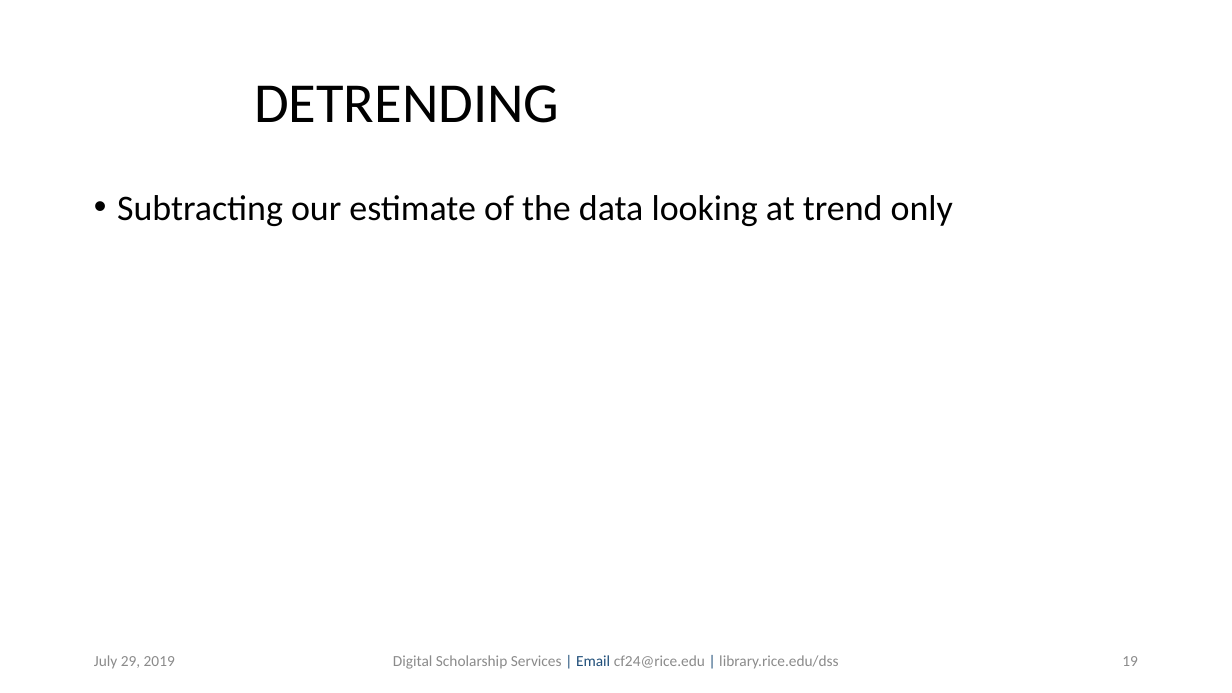
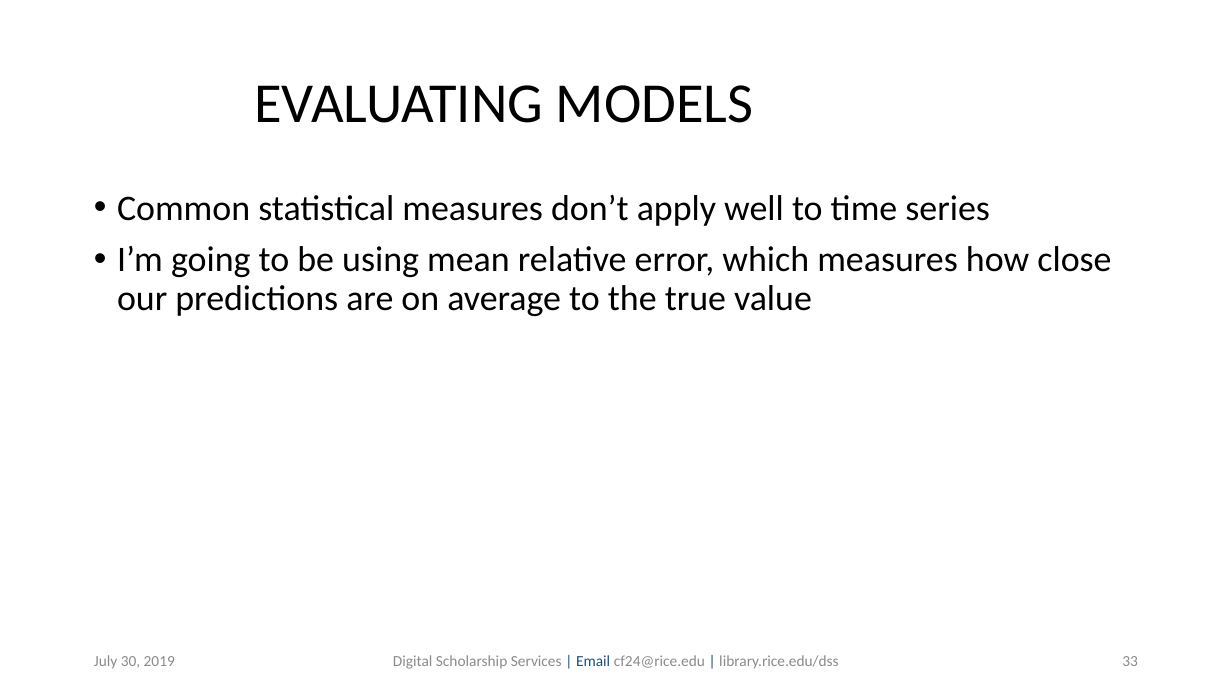
Before and after one commit to bakitybacon/rice-data-and-donuts, a slide deck: slide 33 of tsa/Introduction to Time Series Analysis.pptx (slide 19 before the commit). Drawn at 1232x693 pixels with LibreOffice and Linux fonts; fonts in the diff are those of the drawing; background and template pictures are left out. Boxes give left, top, right and bottom in pixels: in the first picture for what was removed or moved away, otherwise in the second. Text is boxed around its words. In the diff, an @@ line names an element or a change of style, - is before the commit and + after.

```diff
--- a/tsa/Introduction to Time Series Analysis.pptx
+++ b/tsa/Introduction to Time Series Analysis.pptx
@@ title at (254, 85, 754, 123): text changed @@
-DETRENDING
+EVALUATING MODELS
@@ text at (117, 194, 1111, 316): text changed @@
-• Subtracting our estimate of the data looking at trend only
+• Common statistical measures don’t apply well to time series
+• I’m going to be using mean relative error, which measures how close our predictions are on average to the true value
@@ text at (94, 655, 175, 669): text changed @@
-July 29, 2019
+July 30, 2019
@@ page number at (1122, 656, 1138, 666): text changed @@
-19
+33
```
Also in this commit, not shown: 39 other slides changed, 9 slides added.
